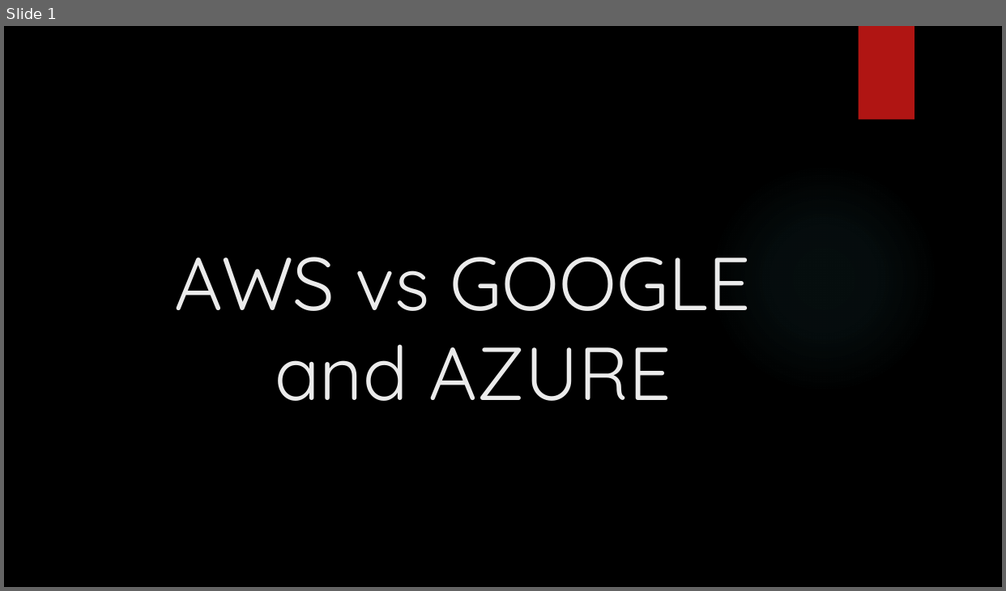
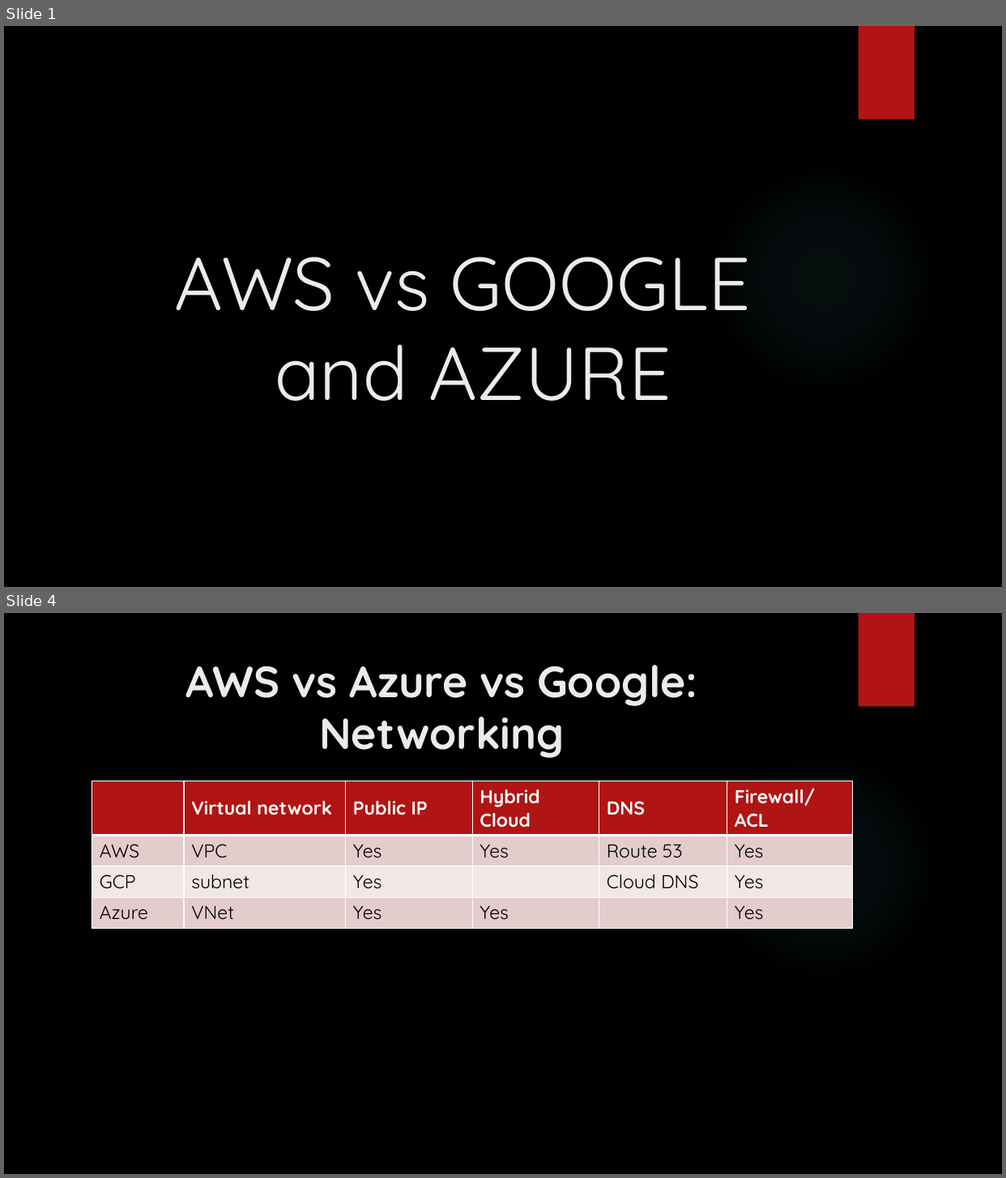
Before and after one commit to vavan11/Mentee, a slide deck: AWS vs GOOGLE and AZURE.pptx. Shown one above the other, each under a label of ours: slide 1 before the commit, slides 1 and 4 after it; the slides between them are not shown. The pictures are 1006x591 and 1006x1178 pixels, drawn with LibreOffice and Linux fonts; fonts in the diff are those of the drawing; background and template pictures are left out. Boxes give left, top, right and bottom in pixels: in the first picture for what was removed or moved away, otherwise in the second. Text is boxed around its words. In the diff, an @@ line names an element or a change of style, - is before the commit and + after.

```diff
--- a/AWS vs GOOGLE and AZURE.pptx
+++ b/AWS vs GOOGLE and AZURE.pptx
@@ slide 4 added at (4, 613, 1002, 1174), background picture (left out); not listed: 2 template elements that a slide beside it also shows @@
@@ title added at (186, 665, 697, 758), 42 pt, text #EBEBEB, bold @@
+AWS vs Azure vs Google: Networking
@@ table added at (91, 781, 852, 924), 4 rows, 6 columns @@
+ | Virtual network | Public IP | Hybrid Cloud | DNS | Firewall/ACL
+AWS | VPC | Yes | Yes | Route 53 | Yes
+GCP | subnet | Yes |  | Cloud DNS | Yes
+Azure | VNet | Yes | Yes |  | Yes
```
Also in this commit, not shown: 3 other slides added.
